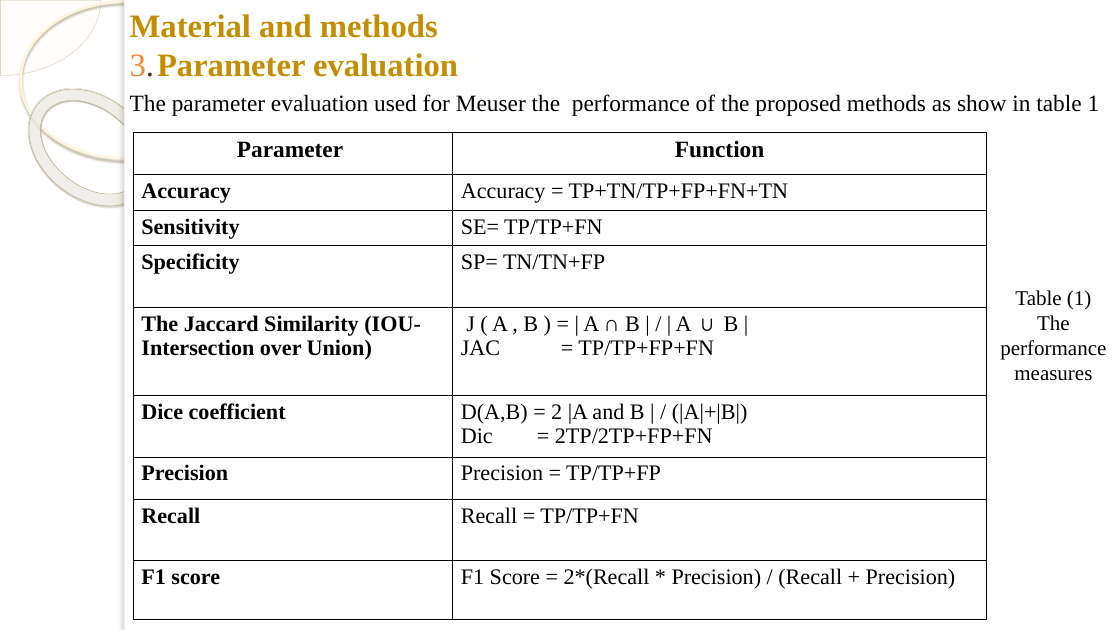
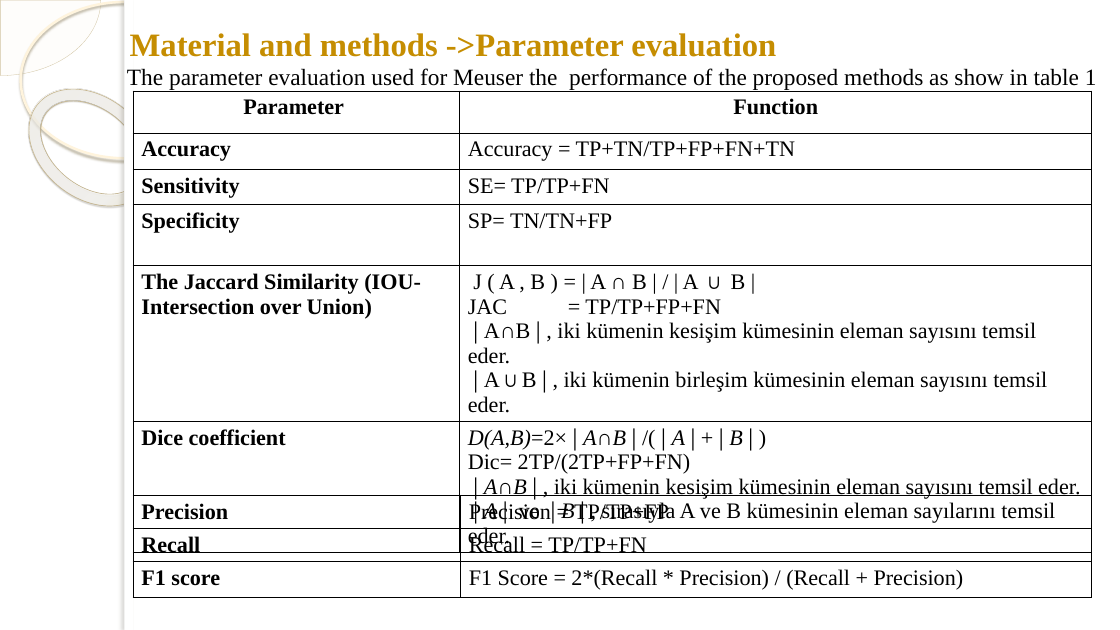
Before and after one commit to akaraci/Makine-Ogrenmesi, a slide deck: slide 3 of Sunular/MÖT-Hafta-6-Image Segmentation - Başarı Metrikleri.pptx. Drawn at 1120x630 pixels with LibreOffice and Linux fonts; fonts in the diff are those of the drawing; background and template pictures are left out. Boxes give left, top, right and bottom in pixels: in the first picture for what was removed or moved away, otherwise in the second. Text is boxed around its words. In the diff, an @@ line names an element or a change of style, - is before the commit and + after.

```diff
--- a/Sunular/MÖT-Hafta-6-Image Segmentation - Başarı Metrikleri.pptx
+++ b/Sunular/MÖT-Hafta-6-Image Segmentation - Başarı Metrikleri.pptx
@@ text "The parameter evaluation used for ...": place and size @@
-text "The parameter evaluation used for ..." at (130, 94, 1100, 116)
+text "The parameter evaluation used for ..." at (127, 68, 1097, 90)
@@ title at (130, 33, 776, 57): text changed @@
-Material and methods
-3. Parameter evaluation
+Material and methods ->Parameter evaluation
@@ table at (133, 91, 1092, 553) @@
-row 5: The Jaccard Similarity (IOU-Intersection over Union) | J ( A , B ) = | A ∩ B | / | A ∪ B | / JAC = TP/TP+FP+FN
-row 6: Dice coefficient | D(A,B) = 2 |A and B | / (|A|+|B|) / Dic = 2TP/2TP+FP+FN
-row 7: Precision | Precision = TP/TP+FP
-row 8: Recall | Recall = TP/TP+FN
-row 9: F1 score | F1 Score = 2*(Recall * Precision) / (Recall + Precision)
+row 5: The Jaccard Similarity (IOU-Intersection over Union) | J ( A , B ) = | A ∩ B | / | A ∪ B | / JAC = TP/TP+FP+FN / ∣A∩B∣, iki kümenin kesişim kümesinin eleman sayısını temsil eder. / ∣A∪B∣, iki kümenin birleşim kümesinin eleman sayısını temsil eder.
+row 6: Dice coefficient | D(A,B)=2×∣A∩B∣/(∣A∣+∣B∣) Dic= 2TP/(2TP+FP+FN) / ∣A∩B∣, iki kümenin kesişim kümesinin eleman sayısını temsil eder. / ∣A∣ ve ∣B∣, sırasıyla A ve B kümesinin eleman sayılarını temsil eder.
@@ table: place and size @@
-table at (133, 133, 986, 620)
+table at (133, 91, 1092, 553)
@@ text removed at (1000, 290, 1106, 381) @@
-Table (1)
-The performance measures
@@ table added at (133, 496, 1092, 602), 3 rows, 2 columns @@
+Precision | Precision = TP/TP+FP
+Recall | Recall = TP/TP+FN
+F1 score | F1 Score = 2*(Recall * Precision) / (Recall + Precision)
```
Also in this commit, not shown: 3 other slides changed, 1 other file.
